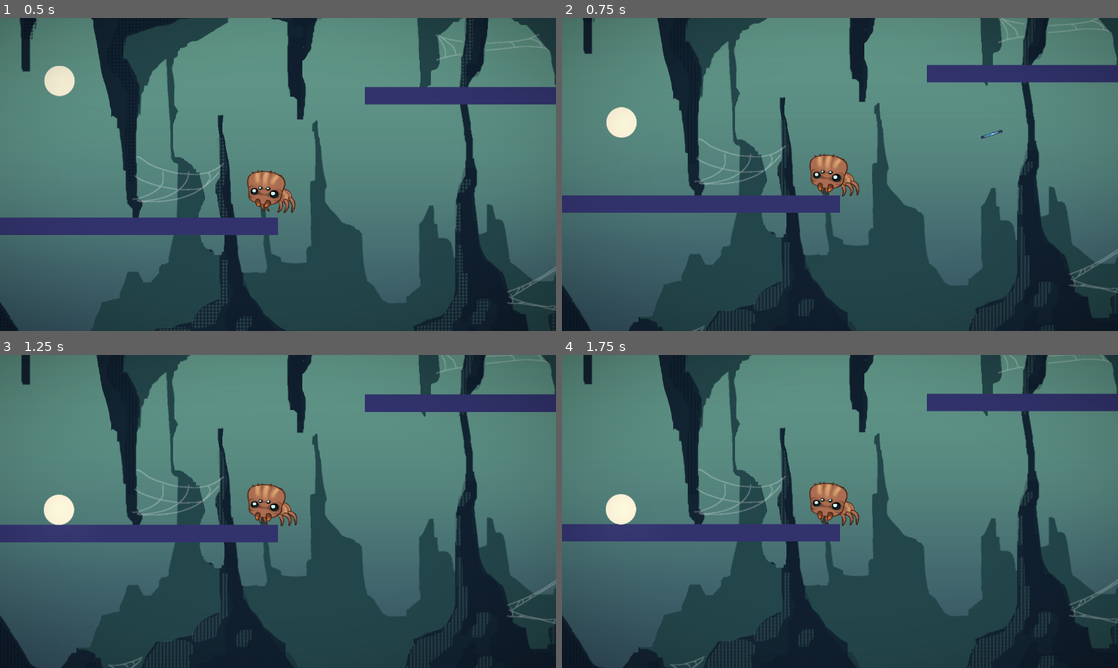
Above: before the commit, frames 1-4 (two rows, left to right).
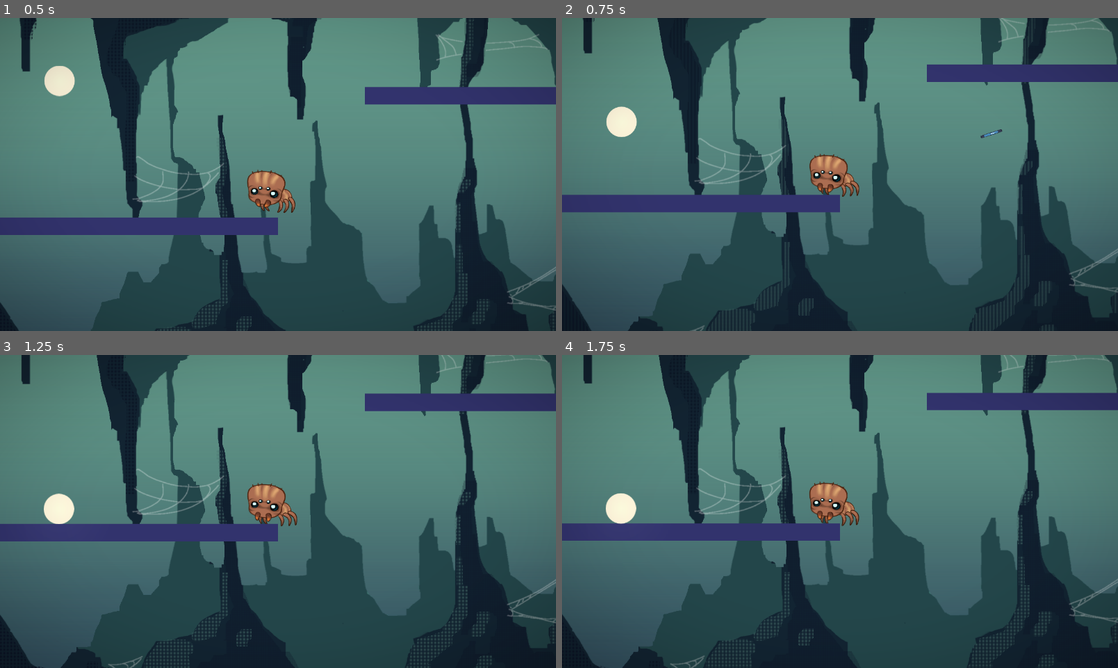
Above: after the commit, the same moments.

Repository: taiseicee/Silken
Game: Godot game, scene res://scenes/levels/level_master.tscn
Same seed, same stepped clock (60 frames per second), same inputs: the game is played once before the commit and once after it. The engine's default icon, where the game draws it, is replaced by a stand-in: a white triangle on a blue panel in a dark square.
Inputs (mouse positions are in pixels of both pictures, inside the frame that each line leads up to):
- Up to frame 1 (0.5 s): no input
- Up to frame 2 (0.75 s): move the mouse to (962, 158) at 0.52 s; press the mouse at (962, 158) at 0.53 s; hold D from 0.53 s (still down)
- Up to frame 3 (1.25 s): keep holding D; tap W at 0.77 s
- Up to frame 4 (1.75 s): keep holding D; move the mouse to (728, 527) at 1.27 s; release the mouse at (728, 527) at 1.28 s; tap 1 at 1.35 s; tap W at 1.52 s

Frame 1 is identical in both runs. In frame 2, 0.7% of the frame differs, in the area x 0-100%, y 0-100%; in frame 3, 1.1%; in frame 4, 1.2%.

Commit message:
Fixed Sliding Issue

Diff:
--- a/scenes/player/player.tscn
+++ b/scenes/player/player.tscn
@@ -13,9 +13,8 @@
 [ext_resource type="Script" path="res://src/player/states/move/move_idle.gd" id="7_1sxsp"]
 [ext_resource type="Script" path="res://src/player/states/web/web_swing.gd" id="12_2vqid"]
 
-[sub_resource type="CapsuleShape2D" id="CapsuleShape2D_ell10"]
-radius = 27.0
-height = 78.0
+[sub_resource type="CircleShape2D" id="CircleShape2D_37os1"]
+radius = 28.0
 
 [sub_resource type="Animation" id="Animation_84e7f"]
 length = 0.001
@@ -129,15 +128,12 @@
 
 [node name="player" type="RigidBody2D"]
 collision_mask = 9
-gravity_scale = 0.0
 can_sleep = false
 lock_rotation = true
 script = ExtResource("1_x0jux")
 
 [node name="collision_shape" type="CollisionShape2D" parent="."]
-position = Vector2(-1.086e-05, 3)
-rotation = 1.5708
-shape = SubResource("CapsuleShape2D_ell10")
+shape = SubResource("CircleShape2D_37os1")
 
 [node name="player_body" type="Sprite2D" parent="."]
 scale = Vector2(0.18, 0.18)
@@ -161,13 +157,13 @@
 
 [node name="ray_cast_down_left" type="RayCast2D" parent="move_comp"]
 position = Vector2(-27, 0)
-target_position = Vector2(0, 40)
+target_position = Vector2(0, 35)
 collision_mask = 8
 collide_with_areas = true
 
 [node name="ray_cast_down_right" type="RayCast2D" parent="move_comp"]
 position = Vector2(27, 0)
-target_position = Vector2(0, 40)
+target_position = Vector2(0, 35)
 collision_mask = 8
 collide_with_areas = true
 
--- a/src/player/states/move/move_fall.gd
+++ b/src/player/states/move/move_fall.gd
@@ -3,7 +3,6 @@
 func enter_state():
 	super()
 	print("Move Machine > Fall State")
-	character.gravity_scale = 1
 
 func process_physics(_delta: float):
 	if not character.web_machine.is_in_state("web_swing") and move_comp.is_on_floor():
--- a/src/player/states/move/move_idle.gd
+++ b/src/player/states/move/move_idle.gd
@@ -3,7 +3,6 @@
 func enter_state():
 	super()
 	#print("Move Machine > Idle State")
-	character.gravity_scale = 0
 	animation_player.queue("move_idle")
 
 func process_physics(_delta: float):
Not shown, changed: exports/web/index.html
Not shown, changed: exports/web/index.pck
Not shown, changed: exports/web/silken_web.zip
